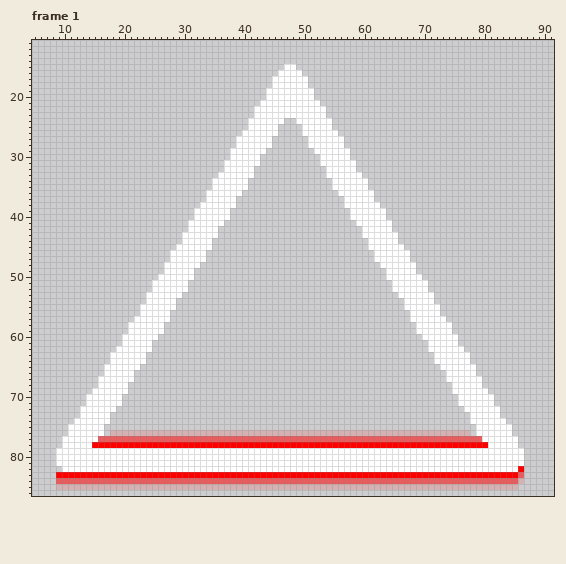
Pixel-art file -- Assets/Sprites/Player Sprites/Red Tri.aseprite. This is how it looked before the edit.
96x96 pixels, 2 frames. Shown: frame 1: x 5..91, y 11..86. The commit also changed other frames, which this record leaves out.
The same view after the edit:
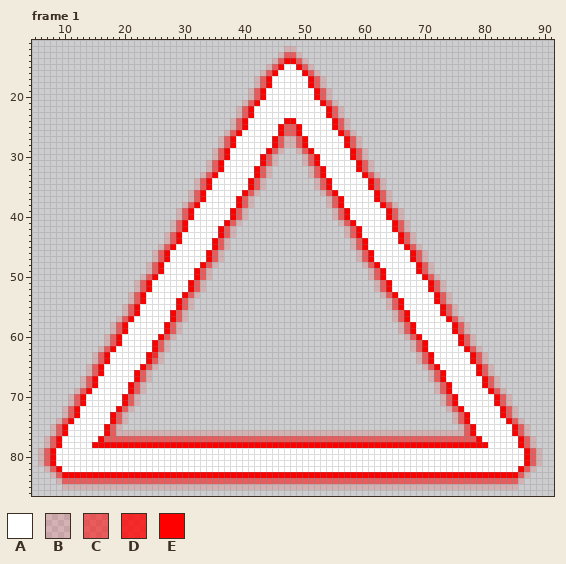
Palette (. is transparent): A #ffffff  B #ff000023  C #ff00008c  D #ff0000cb  E #ff0000
Change:
Changed rows in their new state; - is an unchanged pixel.
Frame 1:
first column x 6:
12 -----------------------------------------BB-----------------------------------------
13 ----------------------------------------BCCB----------------------------------------
14 ---------------------------------------BCEECB---------------------------------------
15 --------------------------------------BCE--ECB--------------------------------------
16 -------------------------------------BCE----ECB-------------------------------------
17 ------------------------------------BCE------ECB------------------------------------
18 ------------------------------------BCE------ECB------------------------------------
19 -----------------------------------BCE--------ECB-----------------------------------
20 -----------------------------------BCE--------ECB-----------------------------------
21 ----------------------------------BCE----------ECB----------------------------------
22 ---------------------------------BCE------------ECB---------------------------------
23 ---------------------------------BCE------------ECB---------------------------------
24 --------------------------------BCE------EE------ECB--------------------------------
25 --------------------------------BCE-----ECCE-----ECB--------------------------------
26 -------------------------------BCE------ECCE------ECB-------------------------------
27 ------------------------------BCE------ECBBCE------ECB------------------------------
28 ------------------------------BCE------ECBBCE------ECB------------------------------
29 -----------------------------BCE------ECB--BCE------ECB-----------------------------
30 -----------------------------BCE-----ECB----BCE-----ECB-----------------------------
31 ----------------------------BCE------ECB----BCE------ECB----------------------------
32 ----------------------------BCE-----ECB------BCE-----ECB----------------------------
33 ---------------------------BCE------ECB------BCE------ECB---------------------------
34 --------------------------BCE------ECB--------BCE------ECB--------------------------
35 --------------------------BCE------ECB--------BCE------ECB--------------------------
36 -------------------------BCE------ECB----------BCE------ECB-------------------------
37 -------------------------BCE-----ECB------------BCE-----ECB-------------------------
38 ------------------------BCE------ECB------------BCE------ECB------------------------
39 -----------------------BCE------ECB--------------BCE------ECB-----------------------
40 -----------------------BCE------ECB--------------BCE------ECB-----------------------
41 ----------------------BCE------ECB----------------BCE------ECB----------------------
42 ----------------------BCE-----ECB------------------BCE-----ECB----------------------
43 ---------------------BCE------ECB------------------BCE------ECB---------------------
44 ---------------------BCE-----ECB--------------------BCE-----ECB---------------------
45 --------------------BCE------ECB--------------------BCE------ECB--------------------
46 -------------------BCE------ECB----------------------BCE------ECB-------------------
47 -------------------BCE------ECB----------------------BCE------ECB-------------------
48 ------------------BCE------ECB------------------------BCE------ECB------------------
49 ------------------BCE-----ECB--------------------------BCE-----ECB------------------
50 -----------------BCE------ECB--------------------------BCE------ECB-----------------
51 ----------------BCE------ECB----------------------------BCE------ECB----------------
52 ----------------BCE------ECB----------------------------BCE------ECB----------------
53 ---------------BCE------ECB------------------------------BCE------ECB---------------
54 ---------------BCE-----ECB--------------------------------BCE-----ECB---------------
55 --------------BCE------ECB--------------------------------BCE------ECB--------------
56 --------------BCE-----ECB----------------------------------BCE-----ECB--------------
57 -------------BCE------ECB----------------------------------BCE------ECB-------------
58 ------------BCE------ECB------------------------------------BCE------ECB------------
59 ------------BCE------ECB------------------------------------BCE------ECB------------
60 -----------BCE------ECB--------------------------------------BCE------ECB-----------
61 -----------BCE-----ECB----------------------------------------BCE-----ECB-----------
62 ----------BCE------ECB----------------------------------------BCE------ECB----------
63 ---------BCE------EDB------------------------------------------BCE------ECB---------
64 ---------BCE------ECB------------------------------------------BCE------ECB---------
65 --------BCE------ECB--------------------------------------------BCE------ECB--------
66 --------BCE-----ECB----------------------------------------------BCE-----ECB--------
67 -------BCE------ECB----------------------------------------------BCE------ECB-------
68 -------BCE-----ECB------------------------------------------------BCE-----ECB-------
69 ------BCE------ECB------------------------------------------------BCE------ECB------
70 -----BCE------ECB--------------------------------------------------BCE------ECB-----
71 -----BCE------ECB--------------------------------------------------BCE------ECB-----
72 ----BCE------ECB----------------------------------------------------BCE------ECB----
73 ----BCE-----ECB------------------------------------------------------BCE-----ECB----
74 ---BCE------ECB------------------------------------------------------BCE------ECB---
75 --BCE------ECB--------------------------------------------------------BCE------ECB--
76 --BCE------EC----------------------------------------------------------CE------ECB--
77 -BCE------E--------------------------------------------------------------E------ECB-
78 -BCE----------------------------------------------------------------------------ECB-
79 BCE------------------------------------------------------------------------------ECB
80 BCE------------------------------------------------------------------------------ECB
81 BCE------------------------------------------------------------------------------ECB
82 -BCE-----------------------------------------------------------------------------CB-
83 --BC-----------------------------------------------------------------------------B--
84 ---B--------------------------------------------------------------------------------
85 ---.--------------------------------------------------------------------------------
Changed places in both pictures, as pixel boxes (x1, y1, x2, y2):
changed: (38, 46, 542, 490)
